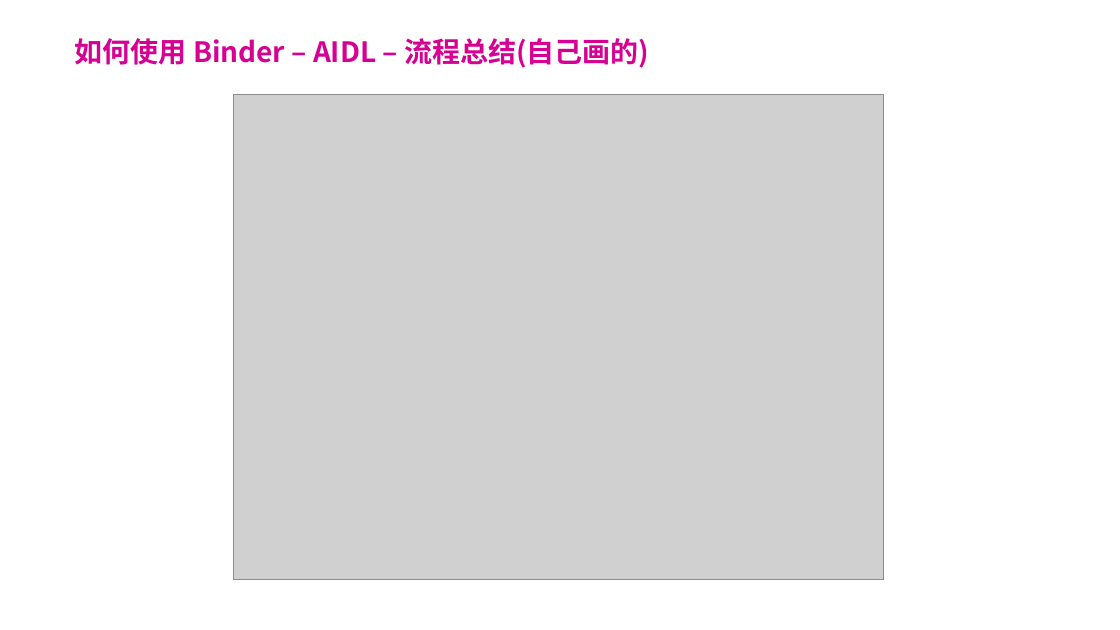
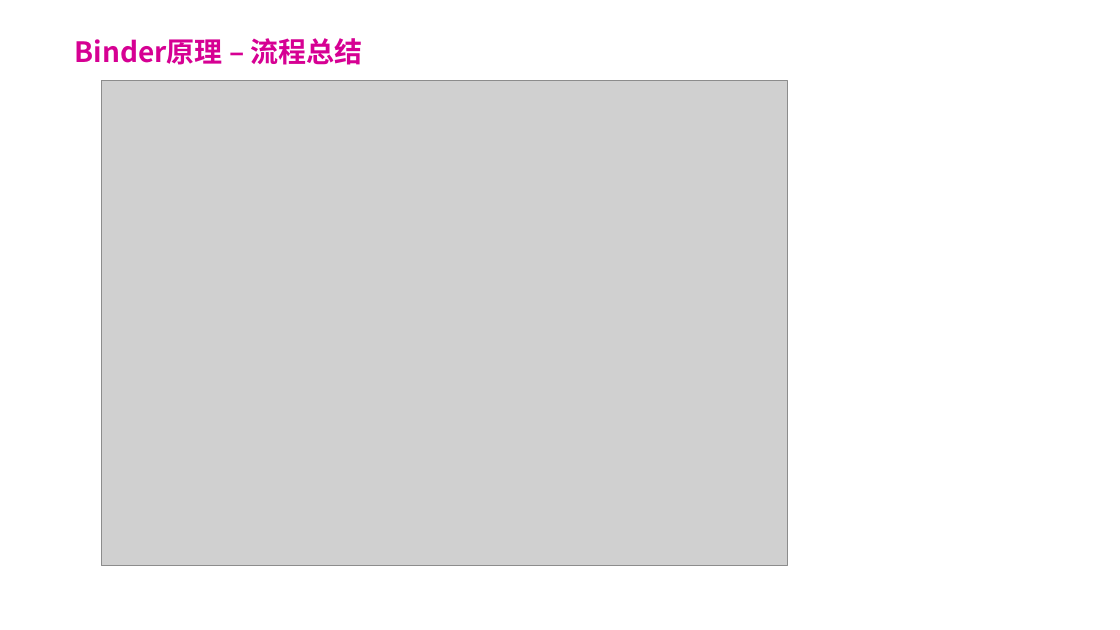
Before and after one commit to forsail/Study, a slide deck: slide 28 of notes/binder/binder简介.pptx (slide 27 before the commit). Drawn at 1120x630 pixels with LibreOffice and Linux fonts; fonts in the diff are those of the drawing; grey boxes stand for pictures; background and template pictures are left out. Boxes give left, top, right and bottom in pixels: in the first picture for what was removed or moved away, otherwise in the second. Text is boxed around its words. In the diff, an @@ line names an element or a change of style, - is before the commit and + after.

Commit message:
[binder] 完成ppt

```diff
--- a/notes/binder/binder简介.pptx
+++ b/notes/binder/binder简介.pptx
@@ title at [75, 38, 363, 65]: text changed @@
-如何使用 Binder – AIDL – 流程总结(自己画的)
+Binder原理 – 流程总结
@@ picture: place and size @@
-picture at [233, 94, 884, 579]
+picture at [102, 81, 788, 566]
```
Also in this commit, not shown: 15 other slides changed, 2 slides added.
